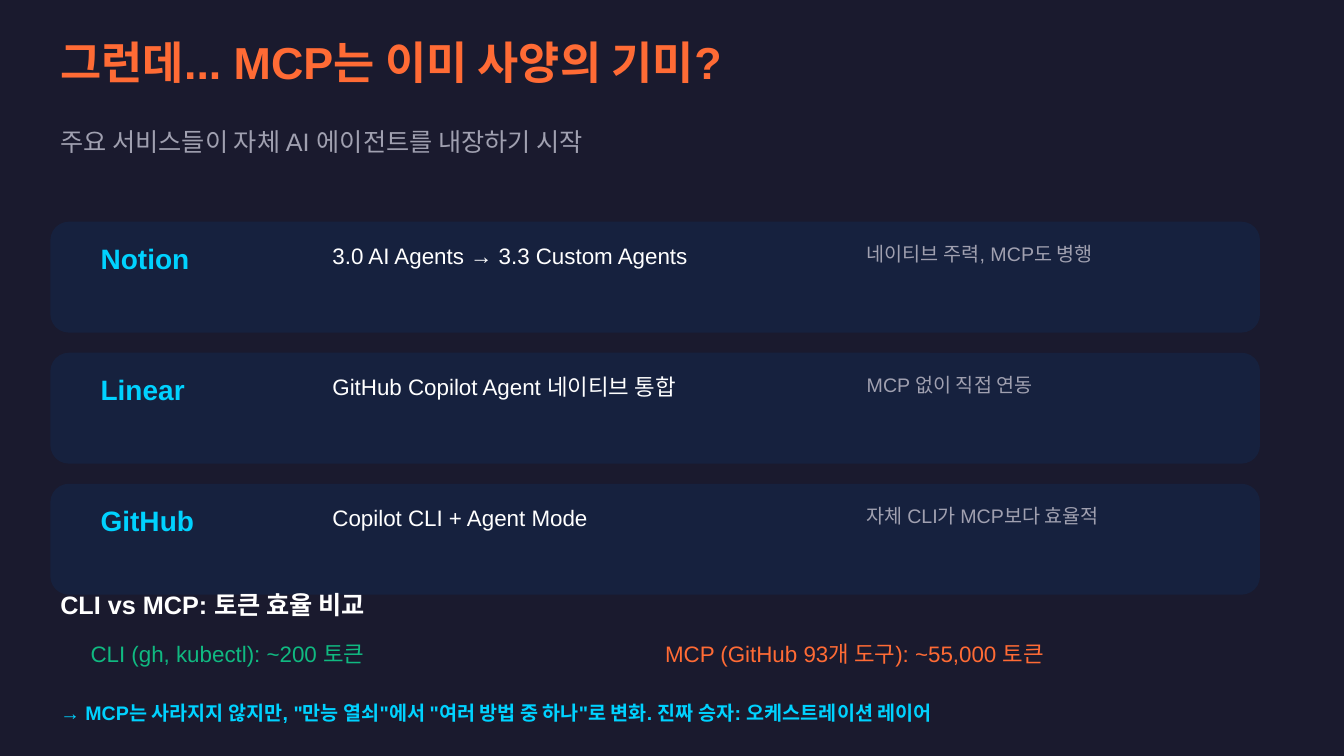
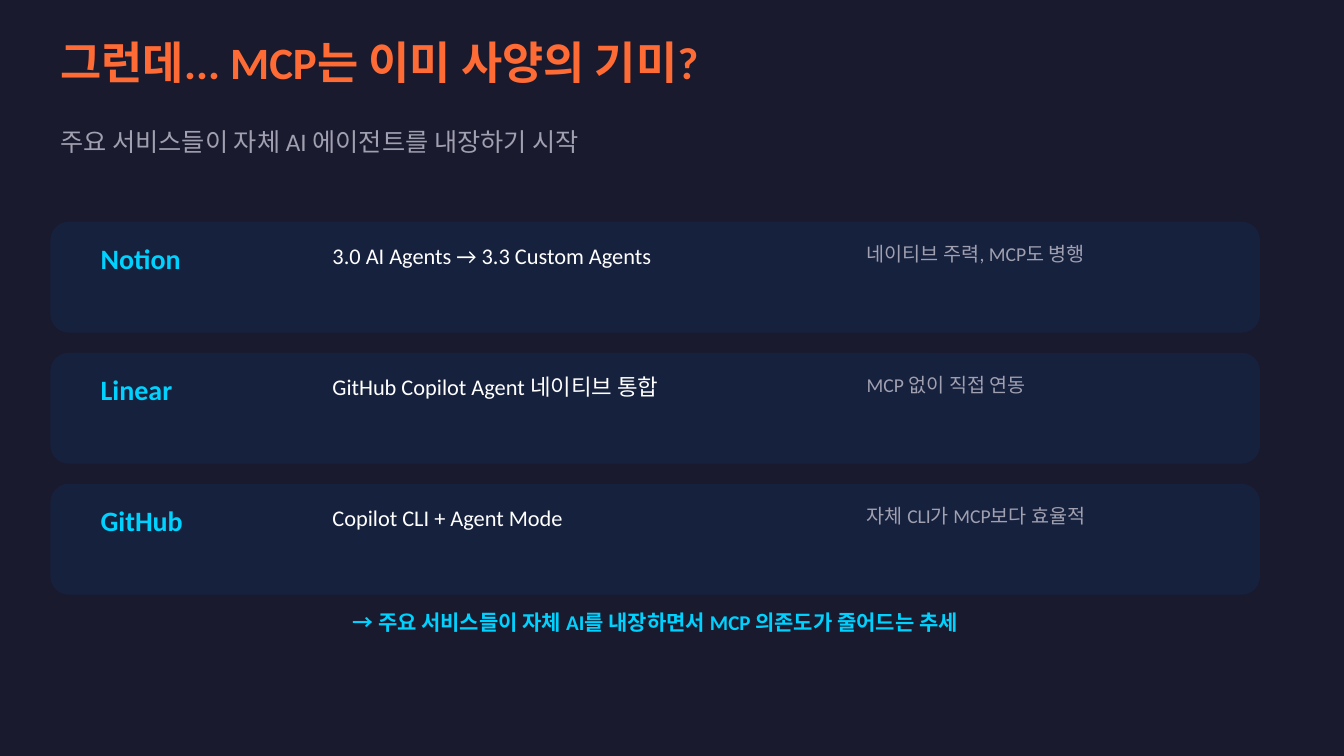
Before and after one commit to givethedog/ppt-maker, a slide deck: slide 8 of AI_트렌드_2025-2026.pptx (slide 7 before the commit). Drawn at 1344x756 pixels with LibreOffice and Linux fonts; fonts in the diff are those of the drawing. Boxes give left, top, right and bottom in pixels: in the first picture for what was removed or moved away, otherwise in the second. Text is boxed around its words. In the diff, an @@ line names an element or a change of style, - is before the commit and + after.

```diff
--- a/AI_트렌드_2025-2026.pptx
+++ b/AI_트렌드_2025-2026.pptx
@@ font Arial to Calibri in 11 elements at (60, 41, 699, 83), (60, 130, 578, 153), (101, 249, 181, 269), (332, 249, 651, 268), (867, 245, 1085, 263), (101, 380, 173, 400), (332, 376, 658, 399), (867, 376, 1026, 394), (101, 511, 183, 531), (332, 510, 563, 530), (867, 507, 1085, 525) @@
@@ text at (378, 612, 958, 632): text changed; size 18 to 15 pt; font Arial to Calibri; text colour #FFFFFF to #00D2FF @@
-CLI vs MCP: 토큰 효율 비교
+→ 주요 서비스들이 자체 AI를 내장하면서 MCP 의존도가 줄어드는 추세
@@ text removed at (91, 644, 364, 667) @@
-CLI (gh, kubectl): ~200 토큰
@@ text removed at (665, 644, 1044, 667) @@
-MCP (GitHub 93개 도구): ~55,000 토큰
@@ text removed at (85, 703, 932, 723) @@
-→ MCP는 사라지지 않지만, "만능 열쇠"에서 "여러 방법 중 하나"로 변화. 진짜 승자: 오케스트레이션 레이어
```
Also in this commit, not shown: 24 other slides changed, 4 slides added, 2 other files.
